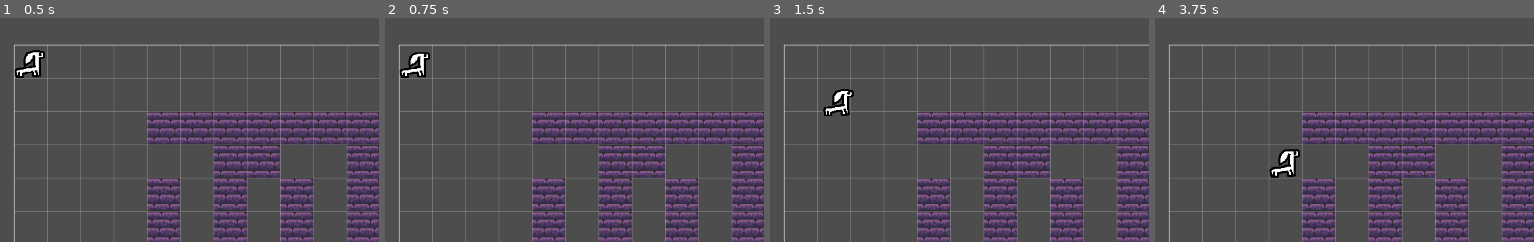
Above: before the commit, frames 1-4 (left to right).
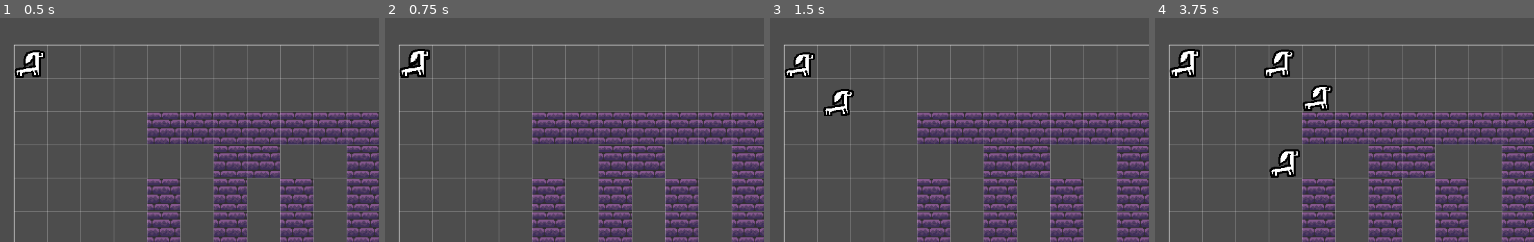
Above: after the commit, the same moments.

Repository: Blueflowerss/vpet-tempname
Game: Godot game, scene res://root.tscn
Two runs of this game, one before a commit and one after it. Both use one fixed random seed, a clock stepped at 60 frames per second and the inputs below.
Inputs:
- Up to frame 1 (0.5 s): no input
- Up to frame 2 (0.75 s): click "spawn critter" at 0.5 s
- Up to frame 3 (1.5 s): click "spawn critter" at 1.25 s
- Up to frame 4 (3.75 s): click "spawn critter" at 2 s; click "spawn critter" at 2.75 s; click "spawn critter" at 3.5 s
The pictures show only the part of the screen within x 0-50%, y 0-50%; the shares and areas given below are measured in that part.

Frame 1 is identical in both runs. In frame 2, 0.3% of the frame differs, in the area x 3-12%, y 13-26%; in frame 3, 0.6%; in frame 4, 1.8%, in the area x 3-47%, y 13-42%.

Commit message:
patched the scrollbar stuff

Diff:
--- a/scripts/gui/critter_amount.gd
+++ b/scripts/gui/critter_amount.gd
@@ -1,5 +1,7 @@
 extends HScrollBar
 
+func _ready() -> void:
+	Gui.critter_spawn_amount = value;
 
 func _on_value_changed(value: float) -> void:
 	Gui.critter_spawn_amount = int(value);
--- a/scripts/gui/critter_amount_display.gd
+++ b/scripts/gui/critter_amount_display.gd
@@ -2,4 +2,4 @@
 
 
 func _on_critter_amount_value_changed(value: float) -> void:
-	text = str(value);
+	text = str(int(value));
--- a/terrariumScene.tscn
+++ b/terrariumScene.tscn
@@ -134,6 +134,7 @@
 max_value = 10.0
 step = 1.0
 value = 1.0
+rounded = true
 script = ExtResource("5_ebrw0")
 
 [node name="critter_amount_display" type="Label" parent="terrarium_camera/menu/TabContainer/debug/VBoxContainer"]
